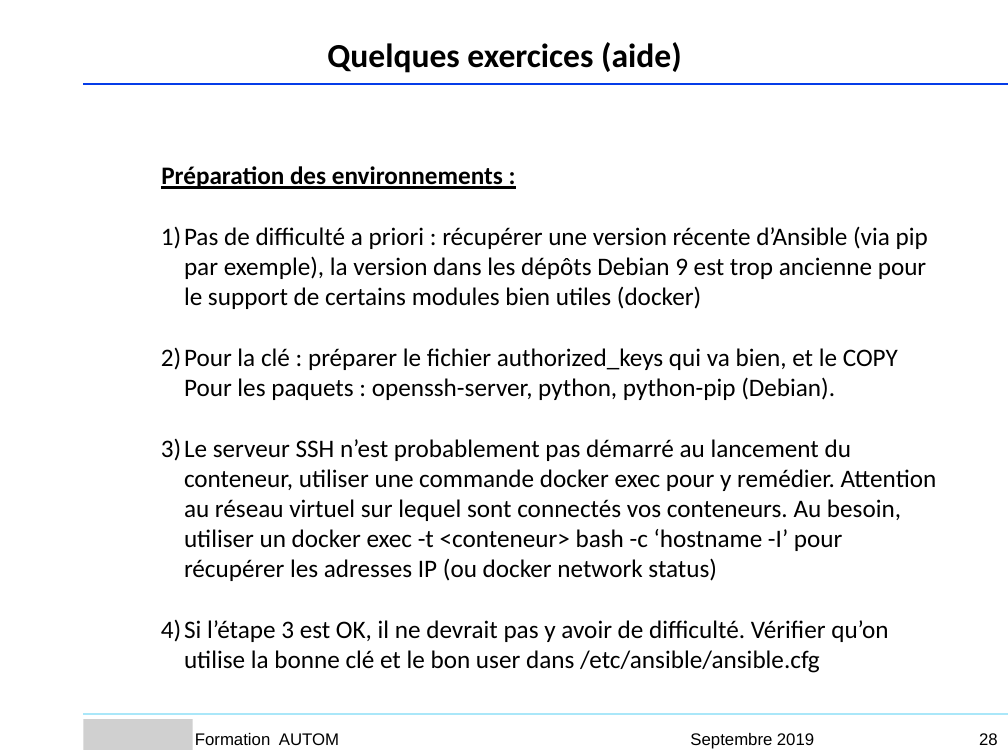
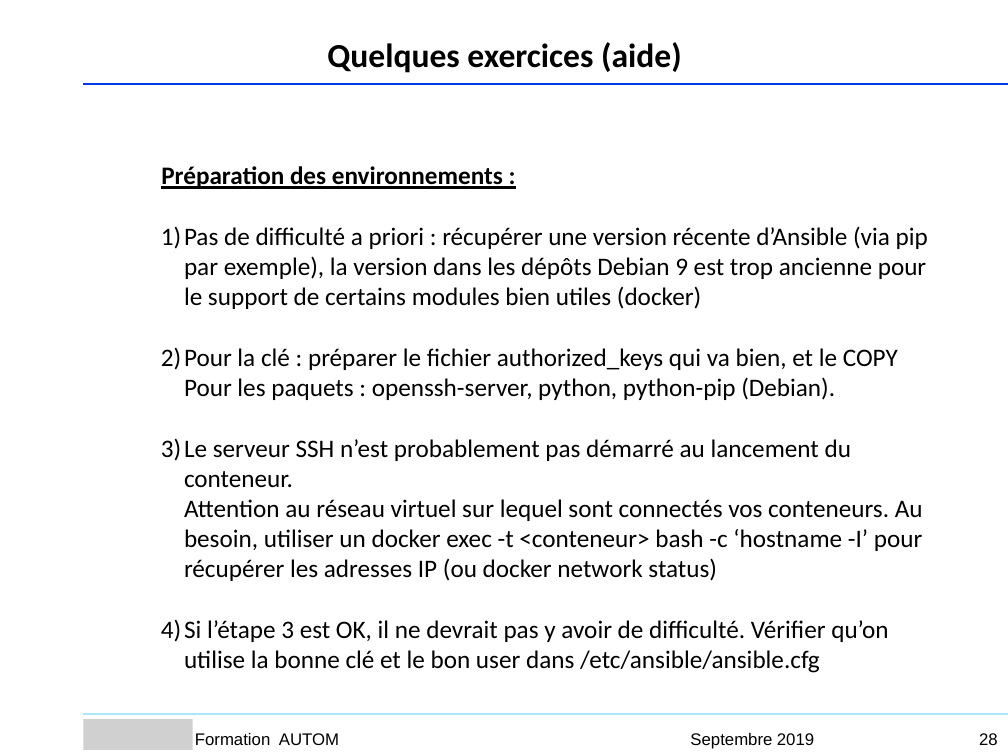
Before and after one commit to Sputnik93/cours_ansible, a slide deck: slide 28 of Ansible_support_cours_AGO.ppt. Drawn at 1008x756 pixels with LibreOffice and Linux fonts; fonts in the diff are those of the drawing; grey boxes stand for pictures; background and template pictures are left out. Boxes give left, top, right and bottom in pixels: in the first picture for what was removed or moved away, otherwise in the second. Text is boxed around its words. In the diff, an @@ line names an element or a change of style, - is before the commit and + after.

```diff
--- a/Ansible_support_cours_AGO.ppt
+++ b/Ansible_support_cours_AGO.ppt
@@ text at (x1=184, y1=439, x2=923, y2=581): text changed @@
-3) Le serveur SSH n’est probablement pas démarré au lancement du conteneur, utiliser une commande docker exec pour y remédier. Attention au réseau virtuel sur lequel sont connectés vos conteneurs. Au besoin, utiliser un docker exec -t <conteneur> bash -c ‘hostname -I’ pour récupérer les adresses IP (ou docker network status)
+3) Le serveur SSH n’est probablement pas démarré au lancement du conteneur.
+   Attention au réseau virtuel sur lequel sont connectés vos conteneurs. Au besoin, utiliser un docker exec -t <conteneur> bash -c ‘hostname -I’ pour récupérer les adresses IP (ou docker network status)
```
Also in this commit, not shown: 4 other slides changed, 5 slides added, 12 slides removed, 1 other file.
